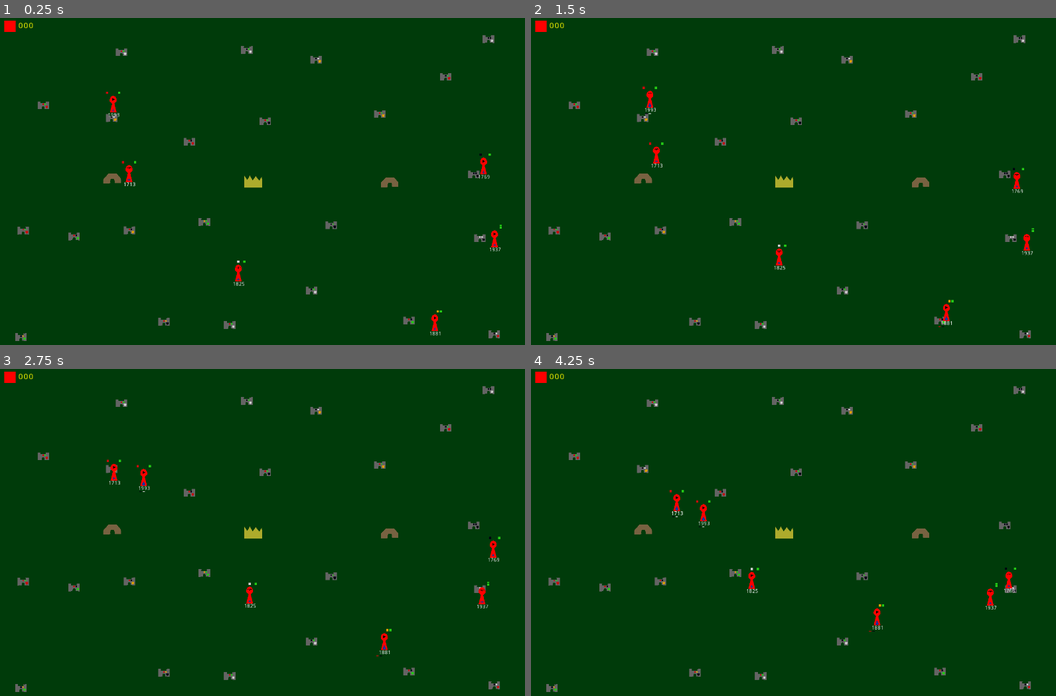
Above: before the commit, frames 1-4 (two rows, left to right).
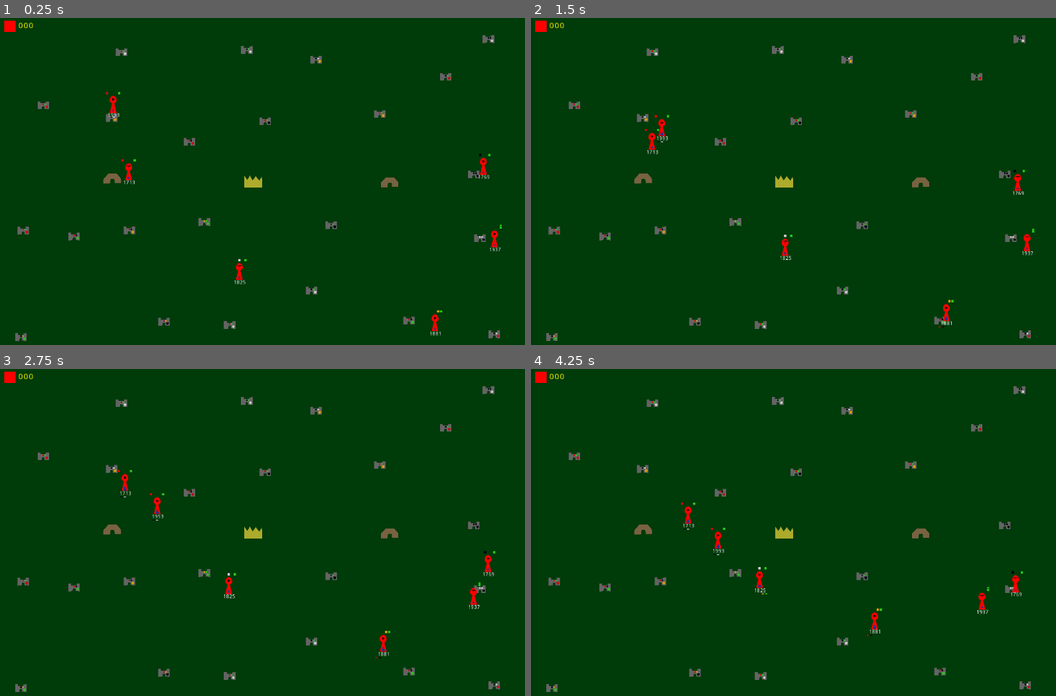
Above: after the commit, the same moments.

Repository: mattywausb/Siedler_simulation
Game: Godot game, scene res://Spiel.tscn
Two runs of this game, one before a commit and one after it. Both use one fixed random seed, a clock stepped at 60 frames per second and the inputs below.
Inputs:
- Up to frame 1 (0.25 s): no input
- Up to frame 2 (1.5 s): no input
- Up to frame 3 (2.75 s): no input
- Up to frame 4 (4.25 s): no input

The runs differ from the first frame. In frame 1, 0.2% of the frame differs, in the area x 20-96%, y 22-97%; in frame 2, 0.6%; in frame 3, 0.8%; in frame 4, 0.9%, in the area x 26-94%, y 36-82%.

Commit message:
sunpoint bonus when buying

Diff:
--- a/CollisionShape2D.gd
+++ b/CollisionShape2D.gd
@@ -5,7 +5,7 @@
 # var b = "textvar"
 var exchange_partner=null
 var my_index=-1
-var current_sun_points=0
+var current_sun_points=2  #inital sun point you get, when buying the settlement
 var owner_team
 var settlement_price=[0,0,0,0,0]
 var settlement_ressource=-1
@@ -94,6 +94,7 @@
 		$Flag/FlagFabric.color=owner_team.get_teamColor()
 		$Flag.visible=true
 		update_inventory_display()
+		$sun_point_trigger.start()
 		return true
 	else:
 		return false
--- a/Settlement.tscn
+++ b/Settlement.tscn
@@ -183,7 +183,7 @@
 process_mode = 1
 wait_time = 10.0
 one_shot = false
-autostart = true
+autostart = false
 
 [node name="Sign" type="Polygon2D" parent="." index="6"]
 
--- a/player.gd
+++ b/player.gd
@@ -1,7 +1,14 @@
 extends KinematicBody2D
 
 
+
 # class member variables go here, for example:
+
+# game parameters for player
+
+const player_move_speed=80
+const player_stroll_speed=60
+
 
 enum {BRICK,IRON,WOOL,WEED,WOOD}
 
@@ -21,8 +28,6 @@
 var target_of_operation
 
 var player_move_vector
-var player_move_speed=80
-var player_stroll_speed=40
 var last_collider
 var player_team_color_index=0
 
@@ -549,7 +554,7 @@
 		return
 
 	if event==PE_EXCHANGE_COMPLETE:
-		if(strategic_target_settlement!=target_of_operation):
+		if(target_of_operation==get_node("/root/Spiel/Townhall")): #when at
 			print_trace_event(event)
 			target_of_operation.disconnect_exchange_partner(self)
 			if my_team.take_posession(strategic_target_settlement):
@@ -557,7 +562,7 @@
 				my_team.modify_team_score(1)
 				for r in range(0,strategic_target_price.size()):
 					strategic_target_price[r]=0
-				update_inventory_display()
+				modify_sunpoint_add(strategic_target_settlement.give_sun_points())
 				enter_PO_GOTO_TARGET(strategic_target_settlement)
 			else:
 				strategic_target=ST_GATHER_INFORMATION
--- a/player.tscn
+++ b/player.tscn
@@ -1,18 +1,18 @@
 [gd_scene load_steps=4 format=2]
 
 [ext_resource path="res://player.gd" type="Script" id=1]
+
+[sub_resource type="CircleShape2D" id=2]
+
+custom_solver_bias = 0.0
+radius = 92.8727
 
 [sub_resource type="CircleShape2D" id=1]
 
 custom_solver_bias = 0.0
 radius = 10.0348
 
-[sub_resource type="CircleShape2D" id=2]
-
-custom_solver_bias = 0.0
-radius = 92.8727
-
-[node name="Player" type="KinematicBody2D" index="0"]
+[node name="Player" type="KinematicBody2D"]
 
 input_pickable = false
 collision_layer = 1
@@ -20,20 +20,21 @@
 collision/safe_margin = 0.08
 script = ExtResource( 1 )
 
-[node name="PlayerBody" type="Polygon2D" parent="." index="0"]
-
-polygon = PoolVector2Array( -9, -30, -6, -36, 0, -39, 6, -36, 9, -30, 9, -24, 3, -18, 9, 6, -9, 6, -3, -18, -9, -24 )
-uv = PoolVector2Array(  )
-color = Color( 1, 1, 1, 1 )
-vertex_colors = PoolColorArray(  )
-offset = Vector2( 0, 0 )
-antialiased = false
-texture = null
-texture_offset = Vector2( 0, 0 )
-texture_scale = Vector2( 1, 1 )
-texture_rotation_degrees = 0.0
-invert_enable = false
-invert_border = 100.0
+[node name="PlayerVision" type="Area2D" parent="." index="0"]
+
+editor/display_folded = true
+input_pickable = true
+gravity_vec = Vector2( 0, 1 )
+gravity = 98.0
+linear_damp = 0.1
+angular_damp = 1.0
+audio_bus_override = false
+audio_bus_name = "Master"
+
+[node name="PlayerVisionCollider" type="CollisionShape2D" parent="PlayerVision" index="0"]
+
+position = Vector2( 1.54968, -8.71698 )
+shape = SubResource( 2 )
 
 [node name="CollisionShape2D" type="CollisionShape2D" parent="." index="1"]
 
@@ -43,7 +44,22 @@
 shape = SubResource( 1 )
 _sections_unfolded = [ "Material", "Transform", "Visibility" ]
 
-[node name="Inventory" type="Node2D" parent="." index="2"]
+[node name="PlayerBody" type="Polygon2D" parent="." index="2"]
+
+polygon = PoolVector2Array( -9, -30, -6, -36, 0, -39, 6, -36, 9, -30, 9, -24, 3, -18, 9, 6, -9, 6, -3, -18, -9, -24 )
+uv = PoolVector2Array(  )
+color = Color( 1, 1, 1, 1 )
+vertex_colors = PoolColorArray(  )
+offset = Vector2( 0, 0 )
+antialiased = false
+texture = null
+texture_offset = Vector2( 0, 0 )
+texture_scale = Vector2( 1, 1 )
+texture_rotation_degrees = 0.0
+invert_enable = false
+invert_border = 100.0
+
+[node name="Inventory" type="Node2D" parent="." index="3"]
 
 editor/display_folded = true
 _sections_unfolded = [ "Visibility" ]
@@ -428,7 +444,7 @@
 invert_border = 100.0
 _sections_unfolded = [ "Material", "Transform" ]
 
-[node name="TargetPrice" type="Node2D" parent="." index="3"]
+[node name="TargetPrice" type="Node2D" parent="." index="4"]
 
 editor/display_folded = true
 position = Vector2( 0, 40 )
@@ -625,14 +641,14 @@
 invert_border = 100.0
 _sections_unfolded = [ "Material", "Transform" ]
 
-[node name="Timer" type="Timer" parent="." index="4"]
+[node name="Timer" type="Timer" parent="." index="5"]
 
 process_mode = 1
 wait_time = 1.03
 one_shot = true
 autostart = false
 
-[node name="OperationIndicators" type="Node2D" parent="." index="5"]
+[node name="OperationIndicators" type="Node2D" parent="." index="6"]
 
 editor/display_folded = true
 
@@ -723,7 +739,7 @@
 invert_enable = false
 invert_border = 100.0
 
-[node name="ID" type="RichTextLabel" parent="." index="6"]
+[node name="ID" type="RichTextLabel" parent="." index="7"]
 
 anchor_left = 0.0
 anchor_top = 0.0
@@ -751,22 +767,6 @@
 selection_enabled = false
 override_selected_font_color = false
 
-[node name="PlayerVision" type="Area2D" parent="." index="7"]
-
-editor/display_folded = true
-input_pickable = true
-gravity_vec = Vector2( 0, 1 )
-gravity = 98.0
-linear_damp = 0.1
-angular_damp = 1.0
-audio_bus_override = false
-audio_bus_name = "Master"
-
-[node name="PlayerVisionCollider" type="CollisionShape2D" parent="PlayerVision" index="0"]
-
-position = Vector2( 1.54968, -8.71698 )
-shape = SubResource( 2 )
-
 [node name="Sunpoints" type="Node2D" parent="." index="8"]
 
 editor/display_folded = true
@@ -896,6 +896,6 @@
 invert_enable = false
 invert_border = 100.0
 
+[connection signal="area_entered" from="PlayerVision" to="." method="_on_Vision_area_entered"]
+
 [connection signal="timeout" from="Timer" to="." method="_on_Timer_timeout"]
-
-[connection signal="area_entered" from="PlayerVision" to="." method="_on_Vision_area_entered"]
